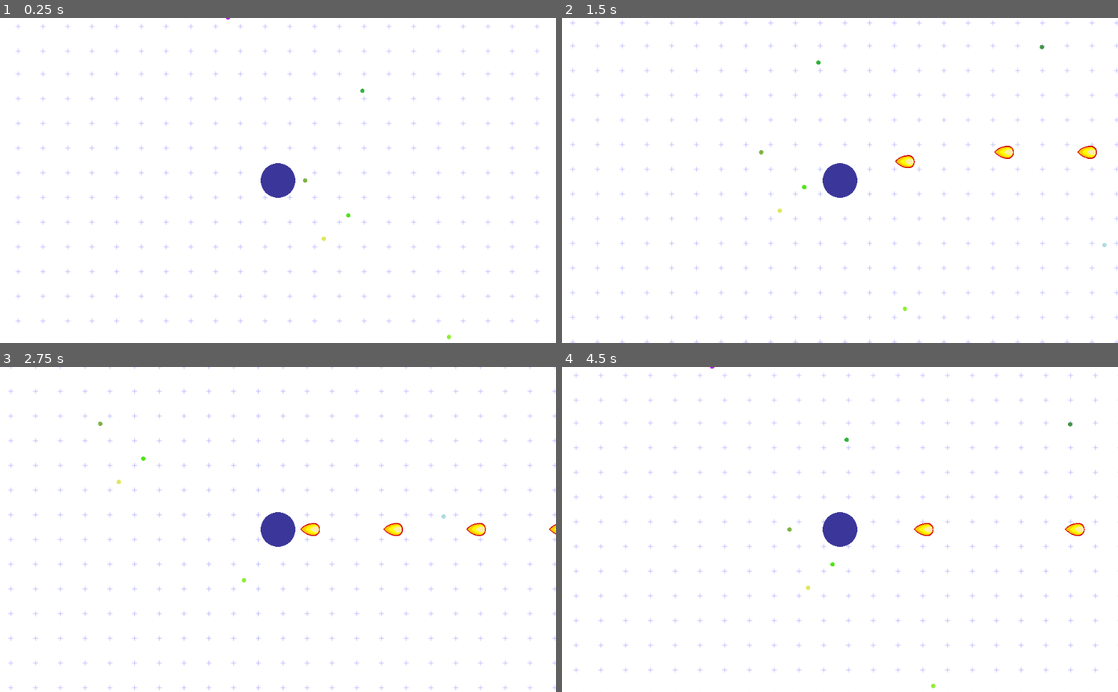
Above: before the commit, frames 1-4 (two rows, left to right).
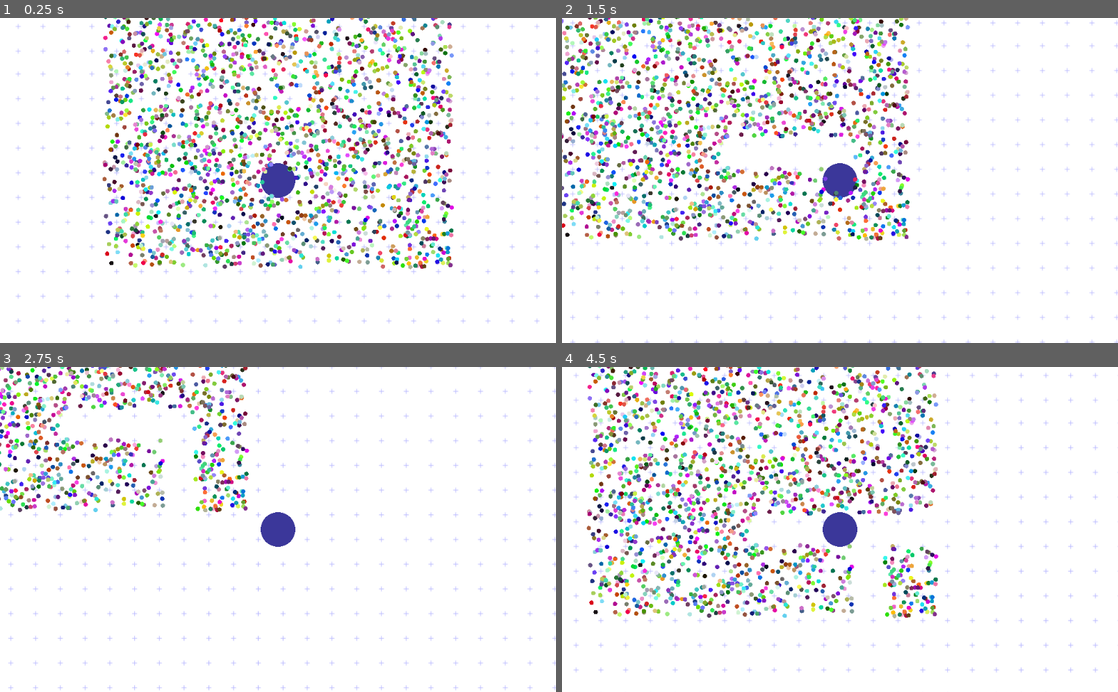
Above: after the commit, the same moments.

Repository: ItsSeaJay/april-2018-convenience-jam
Game: Godot game, scene res://Levels/Main.tscn
The game is run twice, just before and just after one commit, with the same random seed, the same clock (stepped at 60 frames per second) and the same inputs.
Inputs (mouse positions are in pixels of both pictures, inside the frame that each line leads up to):
- Up to frame 1 (0.25 s): no input
- Up to frame 2 (1.5 s): tap Enter at 0.5 s; move the mouse to (962, 164) at 0.52 s; press the mouse at (962, 164) at 0.53 s; hold Right (move_right) 0.53-1.28 s; move the mouse to (728, 196) at 1.27 s; release the mouse at (728, 196) at 1.28 s; hold Down (move_down) from 1.28 s (still down); click (728, 196) at 1.35 s
- Up to frame 3 (2.75 s): move the mouse to (333, 458) at 2.02 s; release Down (move_down) at 2.03 s; press the mouse at (333, 458) at 2.03 s; hold Right (move_right) from 2.03 s (still down)
- Up to frame 4 (4.5 s): move the mouse to (812, 594) at 2.77 s; release Right (move_right) at 2.78 s; release the mouse at (812, 594) at 2.78 s; hold Up (move_up) 2.78-3.53 s; click (812, 594) at 2.85 s; move the mouse to (1006, 578) at 3.52 s; press the mouse at (1006, 578) at 3.53 s; hold Left (move_left) from 3.53 s (still down); move the mouse to (673, 480) at 4.27 s; release the mouse at (673, 480) at 4.28 s; click (673, 480) at 4.35 s

The runs differ from the first frame. In frame 1, 15% of the frame differs, in the area x 18-82%, y 0-99%; in frame 2, 13%; in frame 3, 5.9%; in frame 4, 14%.

Commit message:
Remove food objects touched by the player's collision shape

Diff:
--- a/April2018ConvenienceJam/Entities/Player.gd
+++ b/April2018ConvenienceJam/Entities/Player.gd
@@ -1,8 +1,8 @@
 extends KinematicBody2D
 
 export var color : Color = Color(0, 0, 1)
-export var radius : float = 4.0
-export var speed : float = 64.0
+export var radius : float = 32.0
+export var speed : float = 256.0
 export var cooldown : float = 1.0
 
 onready var bullet = preload("res://Projectiles/Bullet.tscn")
@@ -11,9 +11,19 @@
 var heat = 0.0
 
 func _process(delta):
+	move(delta)
+	#shoot()
+
+	# Cool down the gun
+	heat = max(heat - delta, 0.0)
+
+func _draw():
+	# Draw a circle to represent the player character
+	draw_circle(position, radius + offset, color)
+
+func move(delta):
 	var direction = Vector2(0.0, 0.0)
 
-	# Movement
 	if (Input.is_action_pressed("move_up")):
 		direction.y -= 1.0
 	elif (Input.is_action_pressed("move_down")):
@@ -24,7 +34,10 @@
 	elif (Input.is_action_pressed("move_right")):
 		direction.x += 1.0
 
-	# Shooting
+	# Move the player according to their direction
+	translate(move_and_slide(direction * speed * delta))
+
+func shoot():
 	if (Input.is_action_pressed("fire") and heat == 0.0):
 		var world = self.get_parent()
 		var instance = bullet.instance()
@@ -40,13 +53,3 @@
 
 		# Drop that instance into the world
 		world.add_child(instance)
-
-	# Cool down the gun
-	heat = max(heat - delta, 0.0)
-
-	# Move the player according to their direction
-	translate(move_and_slide(direction * speed * delta))
-
-func _draw():
-	# Draw a circle to represent the player character
-	draw_circle(position, radius + offset, color)
--- a/April2018ConvenienceJam/Entities/Player.tscn
+++ b/April2018ConvenienceJam/Entities/Player.tscn
@@ -1,18 +1,15 @@
-[gd_scene load_steps=4 format=2]
+[gd_scene load_steps=3 format=2]
 
 [ext_resource path="res://Entities/Player.gd" type="Script" id=1]
-[ext_resource path="res://Entities/RadialHitbox.gd" type="Script" id=2]
 
 [sub_resource type="CircleShape2D" id=1]
+radius = 18.2317
 
 [node name="Player" type="KinematicBody2D"]
 script = ExtResource( 1 )
-radius = 8.0
-speed = 256.0
 
 [node name="RadialHitbox" type="CollisionShape2D" parent="."]
 shape = SubResource( 1 )
-script = ExtResource( 2 )
 
 [node name="Camera2D" type="Camera2D" parent="."]
 current = true
--- a/April2018ConvenienceJam/Entities/RadialHitbox.gd
+++ b/April2018ConvenienceJam/Entities/RadialHitbox.gd
@@ -4,4 +4,5 @@
 export var area_percentage = 66.0
 
 func _process(delta):
-	self.shape.radius = get_parent().radius * (area_percentage / 100.0)
+	#self.shape.radius = get_parent().radius * (area_percentage / 100.0)
+	pass
--- a/April2018ConvenienceJam/Levels/Main.tscn
+++ b/April2018ConvenienceJam/Levels/Main.tscn
@@ -1,9 +1,8 @@
-[gd_scene load_steps=5 format=2]
+[gd_scene load_steps=4 format=2]
 
 [ext_resource path="res://Backgrounds/CrossGrid.png" type="Texture" id=1]
 [ext_resource path="res://Entities/Player.tscn" type="PackedScene" id=2]
-[ext_resource path="res://Pickups/Food.tscn" type="PackedScene" id=3]
-[ext_resource path="res://Spawners/Feeder.tscn" type="PackedScene" id=4]
+[ext_resource path="res://Spawners/Feeder.tscn" type="PackedScene" id=3]
 
 [node name="Main" type="Node2D"]
 
@@ -18,14 +17,7 @@
 
 [node name="Player" parent="." instance=ExtResource( 2 )]
 color = Color( 0.235294, 0.219608, 0.607843, 1 )
-radius = 32.0
 cooldown = 0.2
 
-[node name="Food" parent="." instance=ExtResource( 3 )]
-position = Vector2( 50, 0 )
-
-[node name="Feeder" parent="." instance=ExtResource( 4 )]
-size = Vector2( 12345, 12345 )
-population_limit = Vector2( 512, 1024 )
-
-[connection signal="body_entered" from="Food" to="Player" method="_on_Food_body_entered"]
+[node name="Feeder" parent="." instance=ExtResource( 3 )]
+population_limit = Vector2( 1024, 2048 )
--- a/April2018ConvenienceJam/Pickups/Food.gd
+++ b/April2018ConvenienceJam/Pickups/Food.gd
@@ -2,13 +2,20 @@
 
 export var radius : float = 4.0
 
-onready var collision_shape = self.get_child(0).get_child(0)
+onready var area = $Area2D
+onready var collision_shape = $Area2D/CollisionShape2D
 
 var color : Color
+var i = 0
+
+const Player = preload("res://Entities/Player.gd")
 
 func _ready():
 	# Randomize the color of the food item
 	color = get_random_color()
+
+	# Create an event for when something enters
+	area.connect("body_entered", self, "_on_Area2D_body_entered")
 
 func _draw():
 	# The drawing needs to be aligned to the collision shape for some reason?
@@ -18,4 +25,8 @@
 	return Color(randf(), randf(), randf())
 
 func _on_Area2D_body_entered(body):
-	print(body.get_name())
+	if not body is Player:
+		return
+
+	# Remove this Food object from the scene tree
+	queue_free()
--- a/April2018ConvenienceJam/Pickups/Food.tscn
+++ b/April2018ConvenienceJam/Pickups/Food.tscn
@@ -14,5 +14,3 @@
 __meta__ = {
 "_edit_lock_": true
 }
-
-[connection signal="body_entered" from="Area2D" to="." method="_on_Area2D_body_entered"]
